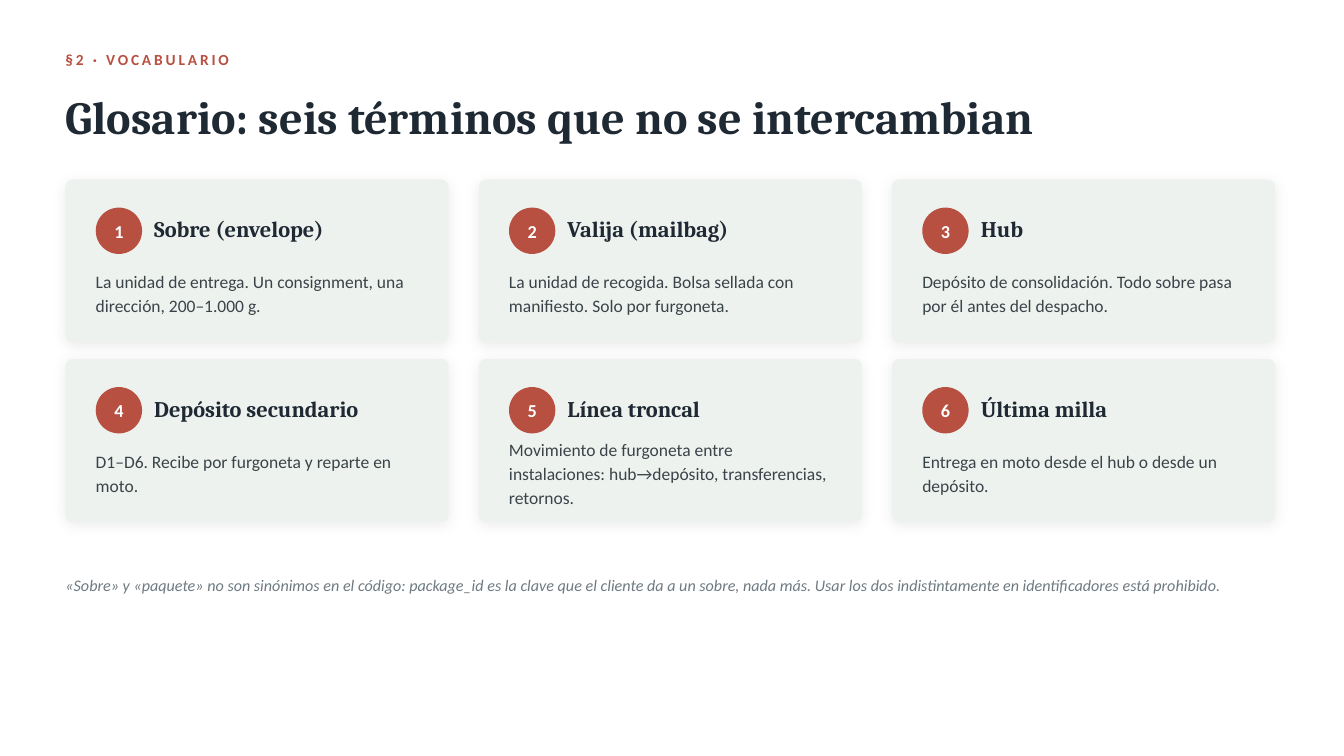
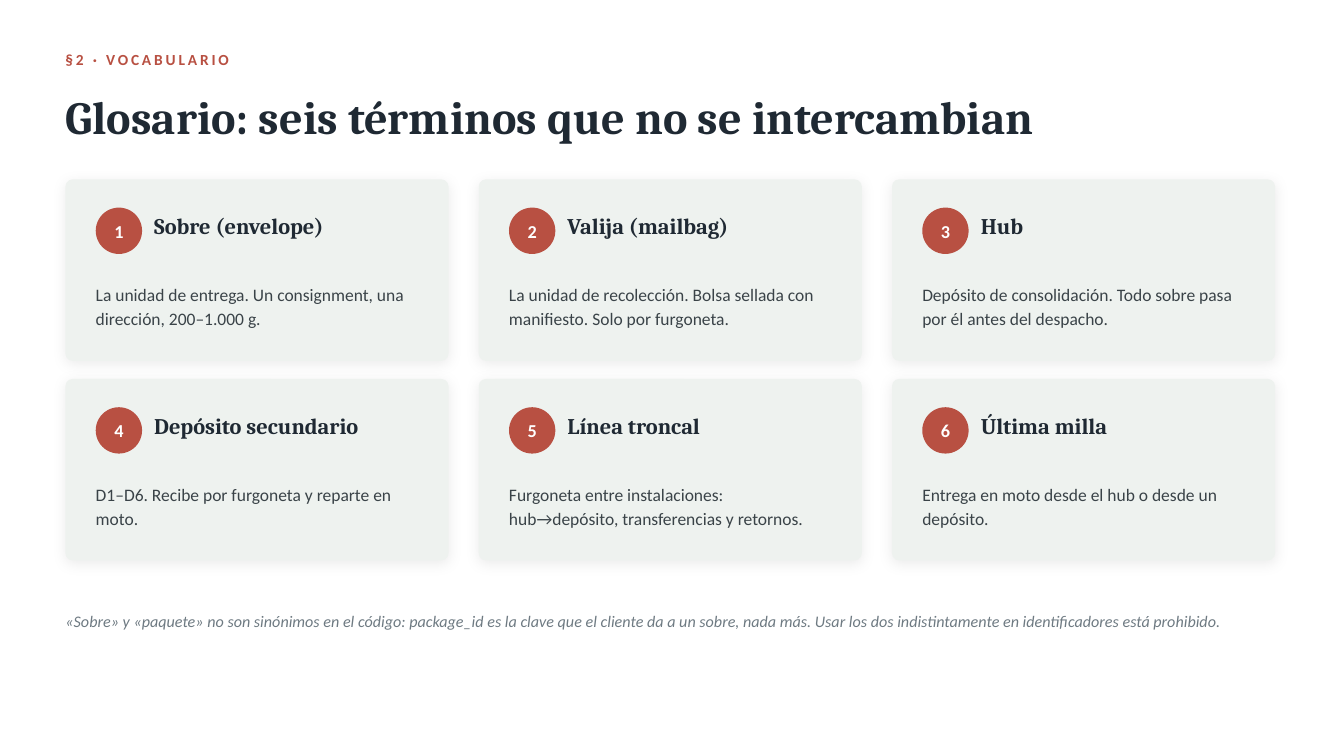
Before and after one commit to lvalverdeb/ddn, a slide deck: slide 3 of docs/presentaciones/01-que-es-ddn.pptx. Drawn at 1344x756 pixels with LibreOffice and Linux fonts; fonts in the diff are those of the drawing. Boxes give left, top, right and bottom in pixels: in the first picture for what was removed or moved away, otherwise in the second. Text is boxed around its words. In the diff, an @@ line names an element or a change of style, - is before the commit and + after.

```diff
--- a/docs/presentaciones/01-que-es-ddn.pptx
+++ b/docs/presentaciones/01-que-es-ddn.pptx
@@ rounded rectangle: place and size @@
-rounded rectangle at (66,179,449,343)
+rounded rectangle at (66,179,449,361)
@@ rounded rectangle: place and size @@
-rounded rectangle at (479,179,862,343)
+rounded rectangle at (479,179,862,361)
@@ rounded rectangle: place and size @@
-rounded rectangle at (892,179,1275,343)
+rounded rectangle at (892,179,1275,361)
@@ text "La unidad de entrega. Un ...": place and size @@
-text "La unidad de entrega. Un ..." at (96,276,404,315)
+text "La unidad de entrega. Un ..." at (96,289,404,328)
@@ text "Depósito de consolidación. Todo sobre ...": place and size @@
-text "Depósito de consolidación. Todo sobre ..." at (922,276,1232,315)
+text "Depósito de consolidación. Todo sobre ..." at (922,289,1232,328)
@@ text at (509,289,814,328): text changed @@
-La unidad de recogida. Bolsa sellada con manifiesto. Solo por furgoneta.
+La unidad de recolección. Bolsa sellada con manifiesto. Solo por furgoneta.
@@ rounded rectangle: place and size @@
-rounded rectangle at (66,359,449,522)
+rounded rectangle at (66,379,449,561)
@@ rounded rectangle: place and size @@
-rounded rectangle at (479,359,862,522)
+rounded rectangle at (479,379,862,561)
@@ proportions changed in 6 elements at (66,179,449,361), (479,179,862,361), (892,179,1275,361), (479,379,862,561), (66,379,449,561), (892,379,1275,561) @@
@@ rounded rectangle: place and size @@
-rounded rectangle at (892,359,1275,522)
+rounded rectangle at (892,379,1275,561)
@@ text "Depósito secundario": place and size @@
-text "Depósito secundario" at (154,401,358,422)
+text "Depósito secundario" at (154,418,358,439)
@@ text "Línea troncal": place and size @@
-text "Línea troncal" at (567,401,700,417)
+text "Línea troncal" at (567,418,700,434)
@@ 3 texts, 3 ellipses: place and size @@
-3 texts, 3 ellipses at (96,387,969,434)
+3 texts, 3 ellipses at (96,407,969,454)
@@ line spacing 1 to 21pt in 6 elements at (154,218,324,239), (567,218,728,239), (981,218,1023,234), (154,418,358,439), (567,418,700,434), (981,414,1107,434) @@
@@ text "Última milla": place and size @@
-text "Última milla" at (981,397,1107,417)
+text "Última milla" at (981,414,1107,434)
@@ text "D1–D6. Recibe por furgoneta y ...": place and size @@
-text "D1–D6. Recibe por furgoneta y ..." at (96,456,391,492)
+text "D1–D6. Recibe por furgoneta y ..." at (96,489,391,525)
@@ text "Entrega en moto desde el ...": place and size @@
-text "Entrega en moto desde el ..." at (922,456,1217,495)
+text "Entrega en moto desde el ..." at (922,489,1217,528)
@@ text at (509,489,803,528): text changed @@
-Movimiento de furgoneta entre instalaciones: hub→depósito, transferencias, retornos.
+Furgoneta entre instalaciones: hub→depósito, transferencias y retornos.
@@ text "«Sobre» y «paquete» no son ...": place and size @@
-text "«Sobre» y «paquete» no son ..." at (65,580,1220,594)
+text "«Sobre» y «paquete» no son ..." at (65,616,1220,630)
```
Also in this commit, not shown: 6 other slides changed, 11 other files.
